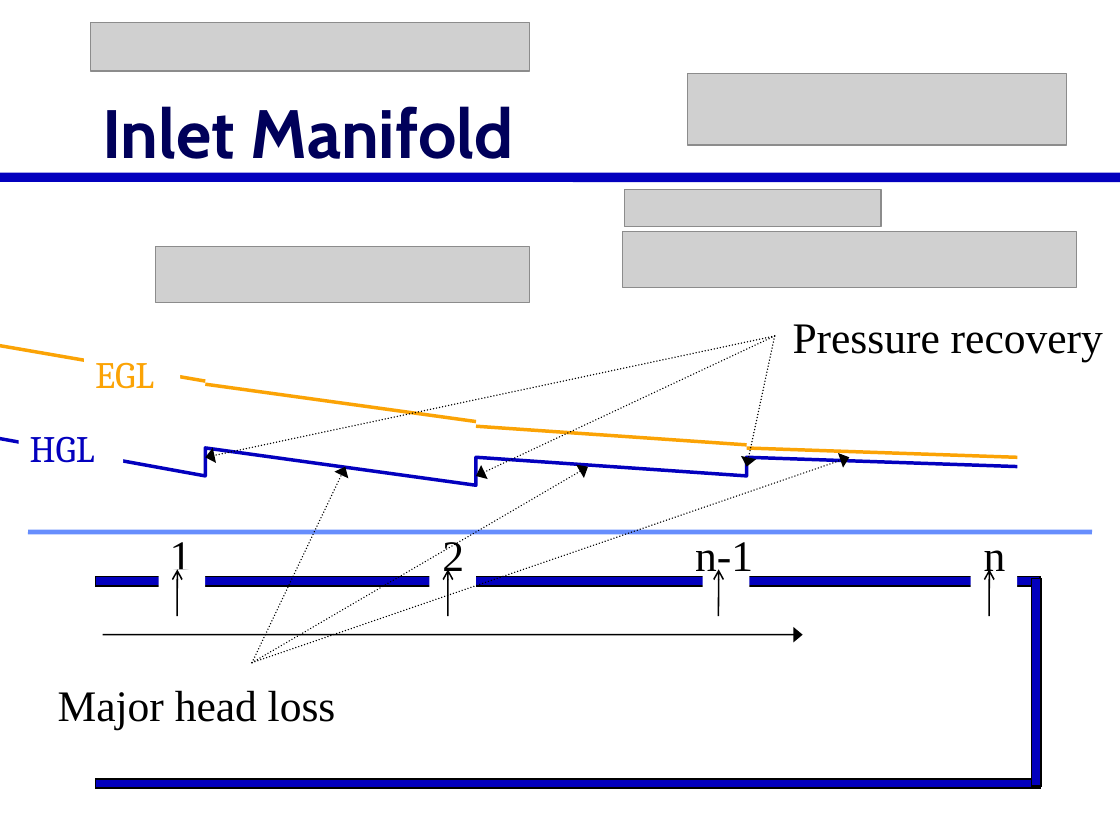
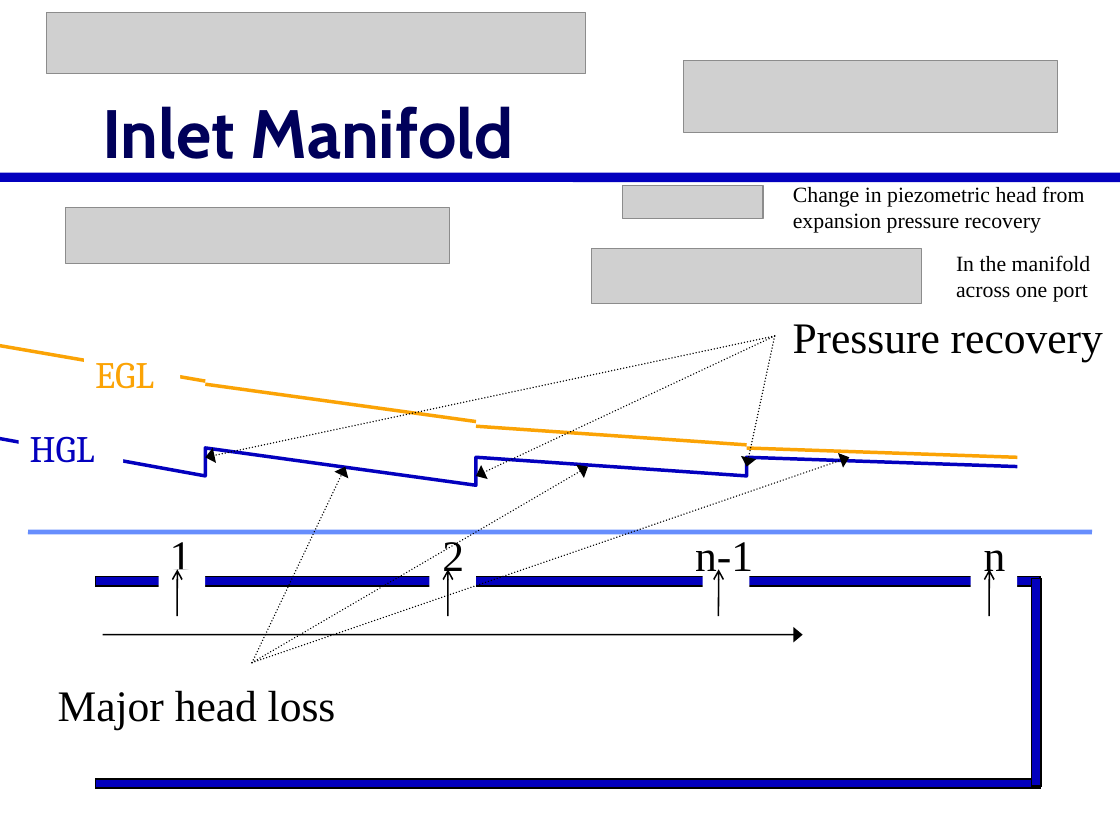
Before and after one commit to AguaClara/SWOT, a slide deck: slide 21 of Lectures/In Class/Manifolds.pptx (slide 14 before the commit). Drawn at 1120x840 pixels with LibreOffice and Linux fonts; fonts in the diff are those of the drawing; grey boxes stand for pictures. Boxes give left, top, right and bottom in pixels: in the first picture for what was removed or moved away, otherwise in the second. Text is boxed around its words. In the diff, an @@ line names an element or a change of style, - is before the commit and + after.

```diff
--- a/Lectures/In Class/Manifolds.pptx
+++ b/Lectures/In Class/Manifolds.pptx
@@ picture: place and size @@
-picture at bbox=[91, 22, 530, 71]
+picture at bbox=[47, 12, 586, 73]
@@ picture: place and size @@
-picture at bbox=[688, 74, 1066, 146]
+picture at bbox=[683, 60, 1057, 132]
@@ picture added at bbox=[66, 208, 449, 264] @@
@@ picture added at bbox=[623, 186, 764, 218] @@
@@ picture removed at bbox=[624, 189, 880, 226] @@
@@ text added at bbox=[793, 186, 1084, 233], 14 pt, text #000000 @@
+Change in piezometric head from expansion pressure recovery
@@ picture removed at bbox=[623, 232, 1076, 288] @@
@@ picture removed at bbox=[155, 246, 529, 302] @@
@@ picture added at bbox=[591, 249, 922, 305] @@
@@ text added at bbox=[956, 255, 1091, 302], 14 pt, text #000000 @@
+In the manifold across one port
```
Also in this commit, not shown: 17 other slides changed, 11 slides added, 4 other files.
